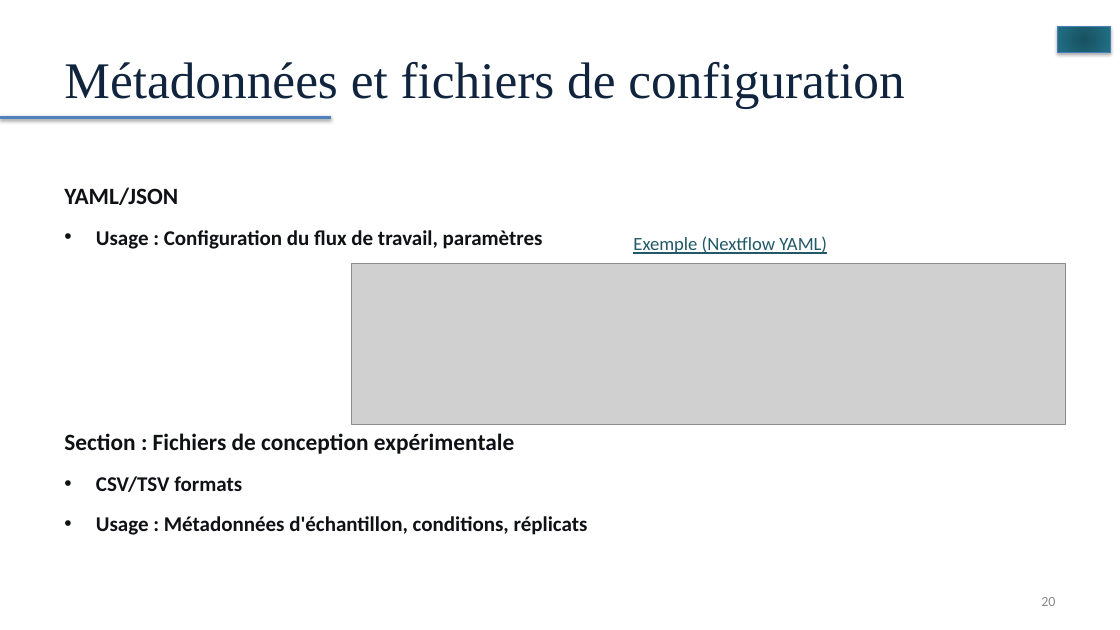
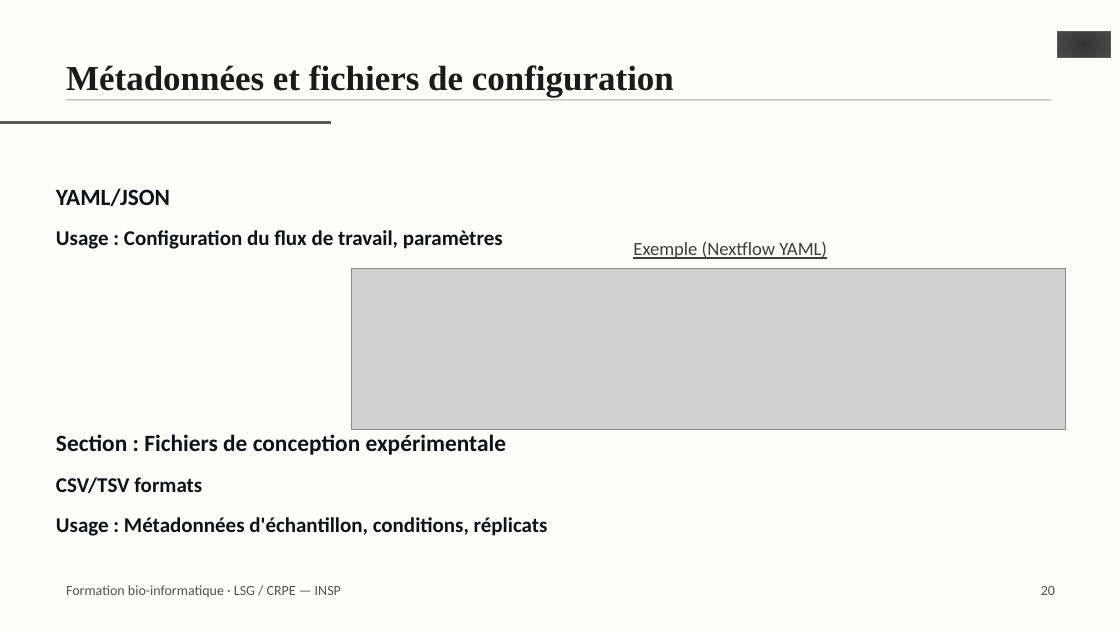
Before and after one commit to Hadji-gid/formation-bioinfo-sgq, a slide deck: slide 20 of diapositives/00_workflow_bioinformatique.pptx. Drawn at 1120x630 pixels with LibreOffice and Linux fonts; fonts in the diff are those of the drawing; grey boxes stand for pictures. Boxes give left, top, right and bottom in pixels: in the first picture for what was removed or moved away, otherwise in the second. Text is boxed around its words. In the diff, an @@ line names an element or a change of style, - is before the commit and + after.

Commit message:
diapositives: reporter le module 0 sur le gabarit commun
Les 27 planches sont reconstruites dans ressources/gabarit.pptx, et non
plus dans le masque d'origine : mêmes dispositions, même page de titre au
logo INSP, même filet gris sous le titre, même bas de page numéroté que
les modules 1 à 5. Les 34 images — organigrammes, captures de terminal,
exemples de formats — sont reportées à leur position, décalées vers le bas
lorsqu'elles passaient sous le filet.

```diff
--- a/diapositives/00_workflow_bioinformatique.pptx
+++ b/diapositives/00_workflow_bioinformatique.pptx
@@ background #FFFFFF to #FEFEFD @@
@@ 1 picture, 1 line, 1 math minus moved together from (x1=0, y1=0, x2=1120, y2=424) to (x1=0, y1=0, x2=1120, y2=429) @@
@@ math minus at (x1=1049, y1=0, x2=1120, y2=98): fill gradient #185261 to #23748A to #298AA3 to gradient #363636 to #4D4D4D to #5C5C5C; outline #4B7EBC 0.75 pt to #595959 0.5 pt; shadow off @@
@@ title "Métadonnées et fichiers de configuration" at (x1=66, y1=65, x2=674, y2=98): size 44 to 30 pt, text colour #0F243E to #1A1A1A, bold on; line spacing 1 to 1.15; vertical alignment middle to top @@
@@ rectangle added at (x1=66, y1=99, x2=1052, y2=101), fill #C8C8C8 @@
@@ line (0, 123) - (332, 123): stroke #4F81BD 3 pt to #595959 3 pt @@
@@ text at (x1=56, y1=230, x2=548, y2=536): bullet • to none @@
@@ text "Exemple (Nextflow YAML)" at (x1=633, y1=241, x2=827, y2=259): text colour #215968 to #3D3D3D @@
@@ text added at (x1=66, y1=585, x2=341, y2=597), 12 pt, text #535353 @@
+Formation bio-informatique · LSG / CRPE — INSP
@@ text "20" moved from (x1=1041, y1=597, x2=1055, y2=606) to (x1=1041, y1=586, x2=1055, y2=595) @@
@@ text "20" at (x1=1041, y1=586, x2=1055, y2=595): text colour #8C8C8C to #535353; line spacing 1 to 1.15; vertical alignment middle to top @@
```
Also in this commit, not shown: 25 other slides changed, 1 slide added, 1 slide removed, 1 other file.
